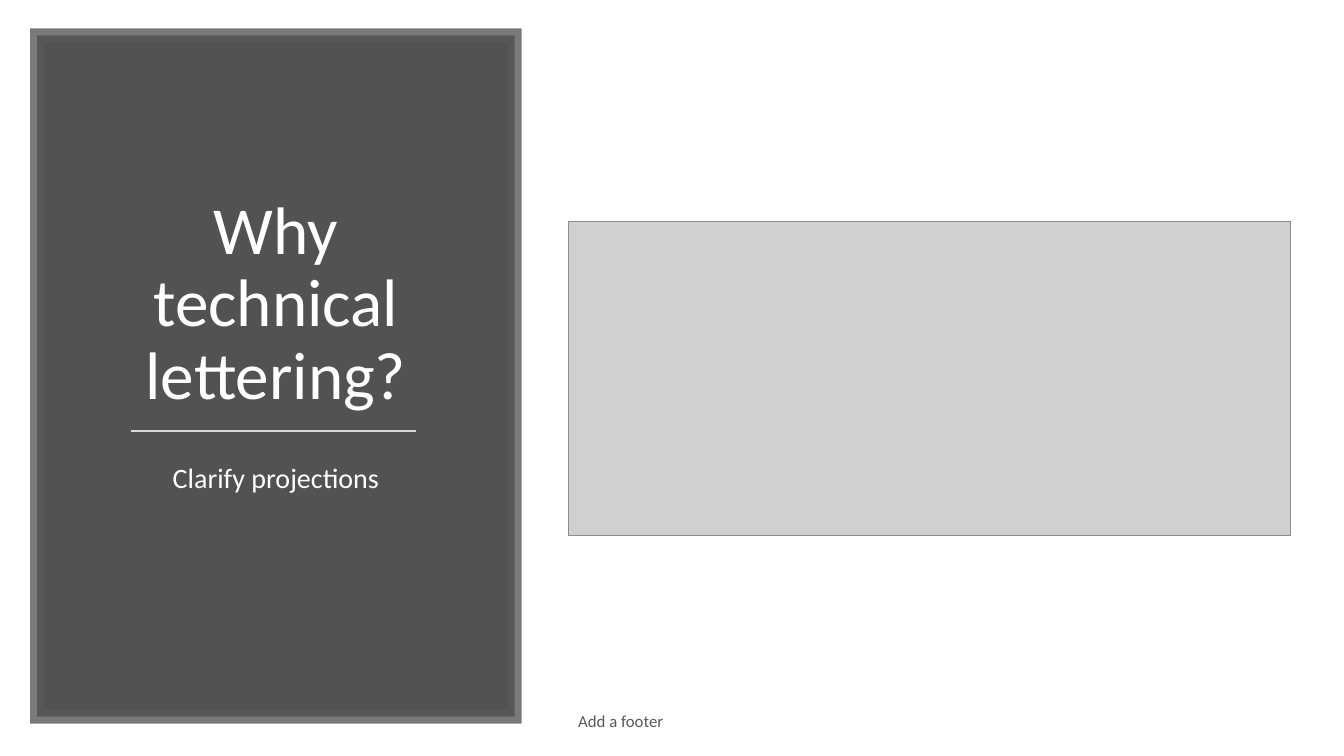
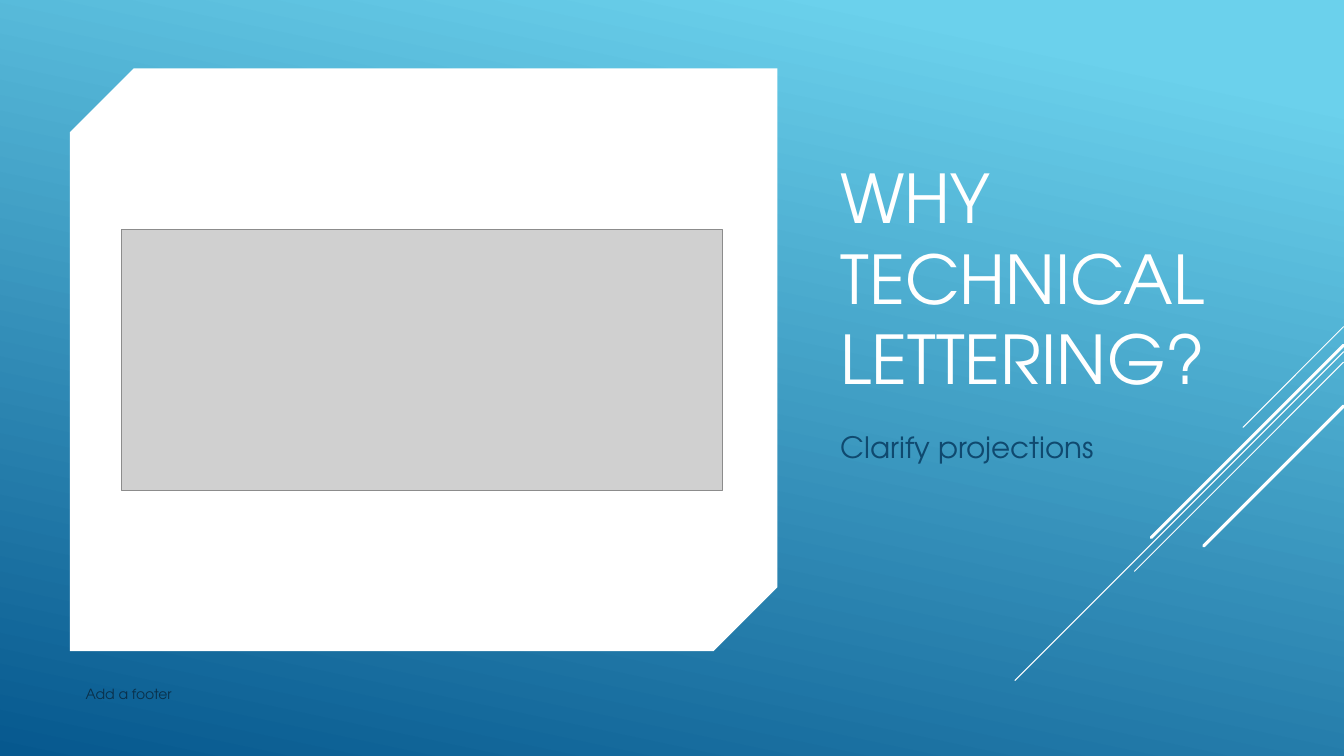
Before and after one commit to nickvertucci/Technology-Education-Curriculum, a slide deck: slide 10 of High School/Design and Drawing for Production/Unit 3 - Introduction to Lettering/Section 1 - What is Lettering/Assets/Unit 3 - Section 1 - What is Lettering.pptx. Drawn at 1344x756 pixels with LibreOffice and Linux fonts; fonts in the diff are those of the drawing; grey boxes stand for pictures. Boxes give left, top, right and bottom in pixels: in the first picture for what was removed or moved away, otherwise in the second. Text is boxed around its words. In the diff, an @@ line names an element or a change of style, - is before the commit and + after.

```diff
--- a/High School/Design and Drawing for Production/Unit 3 - Introduction to Lettering/Section 1 - What is Lettering/Assets/Unit 3 - Section 1 - What is Lettering.pptx
+++ b/High School/Design and Drawing for Production/Unit 3 - Introduction to Lettering/Section 1 - What is Lettering/Assets/Unit 3 - Section 1 - What is Lettering.pptx
@@ rectangle added at box(0, 0, 1344, 756), fill gradient #6ED2EB to #06588E @@
@@ line added from (1344, 10) to (674, 681), #000000 1 pt @@
@@ line added from (1344, 25) to (798, 572), #000000 1 pt @@
@@ line added from (1344, 4) to (809, 538), #000000 2.5 pt @@
@@ line added from (1327, 1) to (907, 421), #000000 1 pt @@
@@ rectangle removed at box(37, 35, 515, 717) @@
@@ snip diag rect added at box(70, 69, 777, 651), fill #FFFFFF @@
@@ line added from (1344, 68) to (865, 546), #000000 2.5 pt @@
@@ title at box(840, 173, 1205, 385): text changed; font Calibri to TeX Gyre Adventor @@
-Why technical lettering?
+WHY TECHNICAL LETTERING?
@@ picture: place and size @@
-picture at box(569, 222, 1292, 536)
+picture at box(121, 229, 722, 490)
@@ group added at box(1015, 327, 1344, 681): 5 lines @@
@@ group added at box(1015, 327, 1344, 681): 5 lines @@
@@ line removed from (131, 432) to (416, 432) @@
@@ text "Clarify projections": place and size @@
-text "Clarify projections" at box(173, 468, 378, 493)
+text "Clarify projections" at box(840, 436, 1094, 464)
@@ text "Clarify projections" at box(840, 436, 1094, 464): size 20 to 21 pt, font Calibri to TeX Gyre Adventor, text colour #FFFFFF to #0F496F; alignment centre to left; line spacing 0.9 to 1 @@
@@ text "Add a footer": place and size @@
-text "Add a footer" at box(578, 715, 663, 727)
+text "Add a footer" at box(86, 689, 172, 699)
@@ text "Add a footer" at box(86, 689, 172, 699): size 12 to 10 pt, font Calibri to TeX Gyre Adventor, text colour #595959 to #0A304A; vertical alignment middle to top @@
```
Also in this commit, not shown: 22 other slides changed, 3 slides added.
